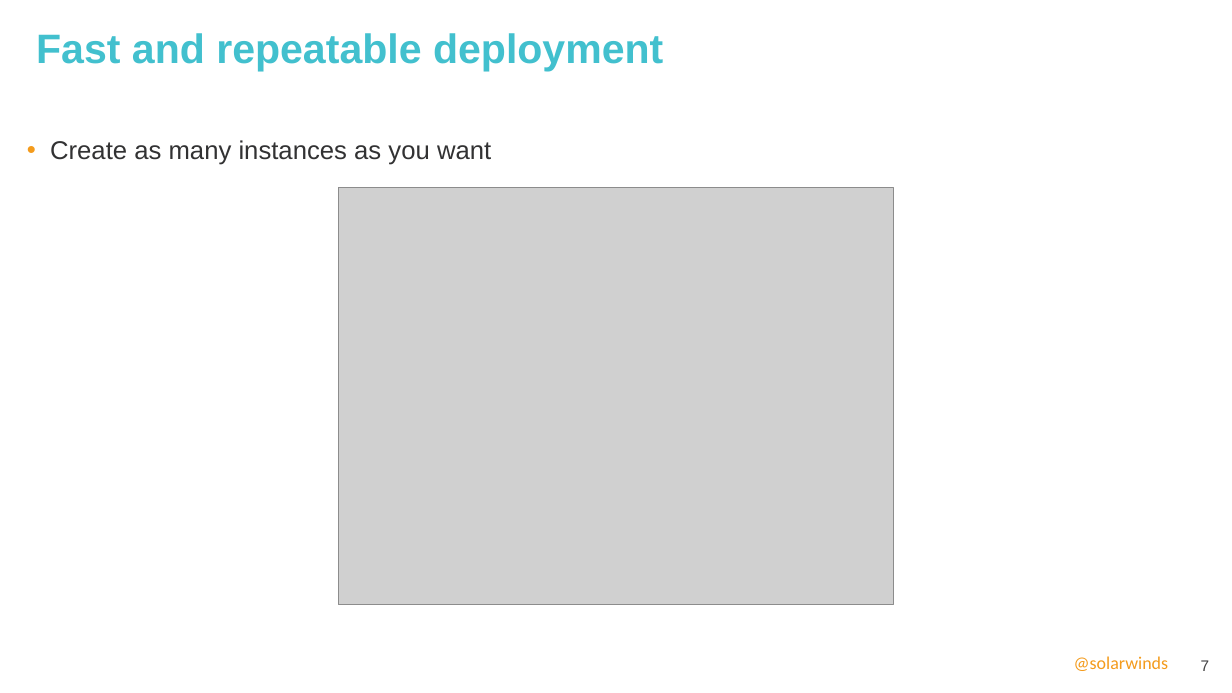
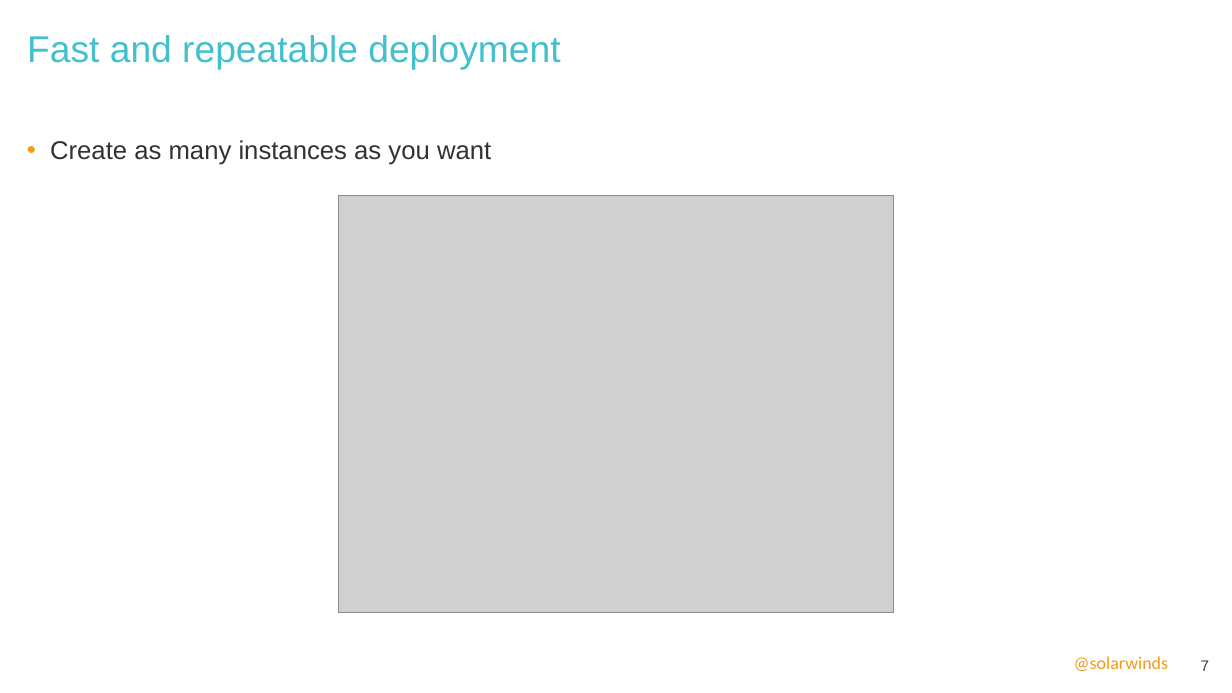
Before and after one commit to ivoklimsa/DockerVSB, a slide deck: slide 7 of ppt/DockerWorkshopVSB.pptx. Drawn at 1232x693 pixels with LibreOffice and Linux fonts; fonts in the diff are those of the drawing; grey boxes stand for pictures; background and template pictures are left out. Boxes give left, top, right and bottom in pixels: in the first picture for what was removed or moved away, otherwise in the second. Text is boxed around its words. In the diff, an @@ line names an element or a change of style, - is before the commit and + after.

```diff
--- a/ppt/DockerWorkshopVSB.pptx
+++ b/ppt/DockerWorkshopVSB.pptx
@@ title "Fast and repeatable deployment" moved from (x1=36, y1=33, x2=663, y2=71) to (x1=27, y1=35, x2=560, y2=70) @@
@@ title "Fast and repeatable deployment" at (x1=27, y1=35, x2=560, y2=70): size 32 to 29 pt, bold off @@
@@ picture moved from (x1=338, y1=188, x2=894, y2=604) to (x1=338, y1=196, x2=894, y2=613) @@
```
Also in this commit, not shown: 14 other slides changed.
